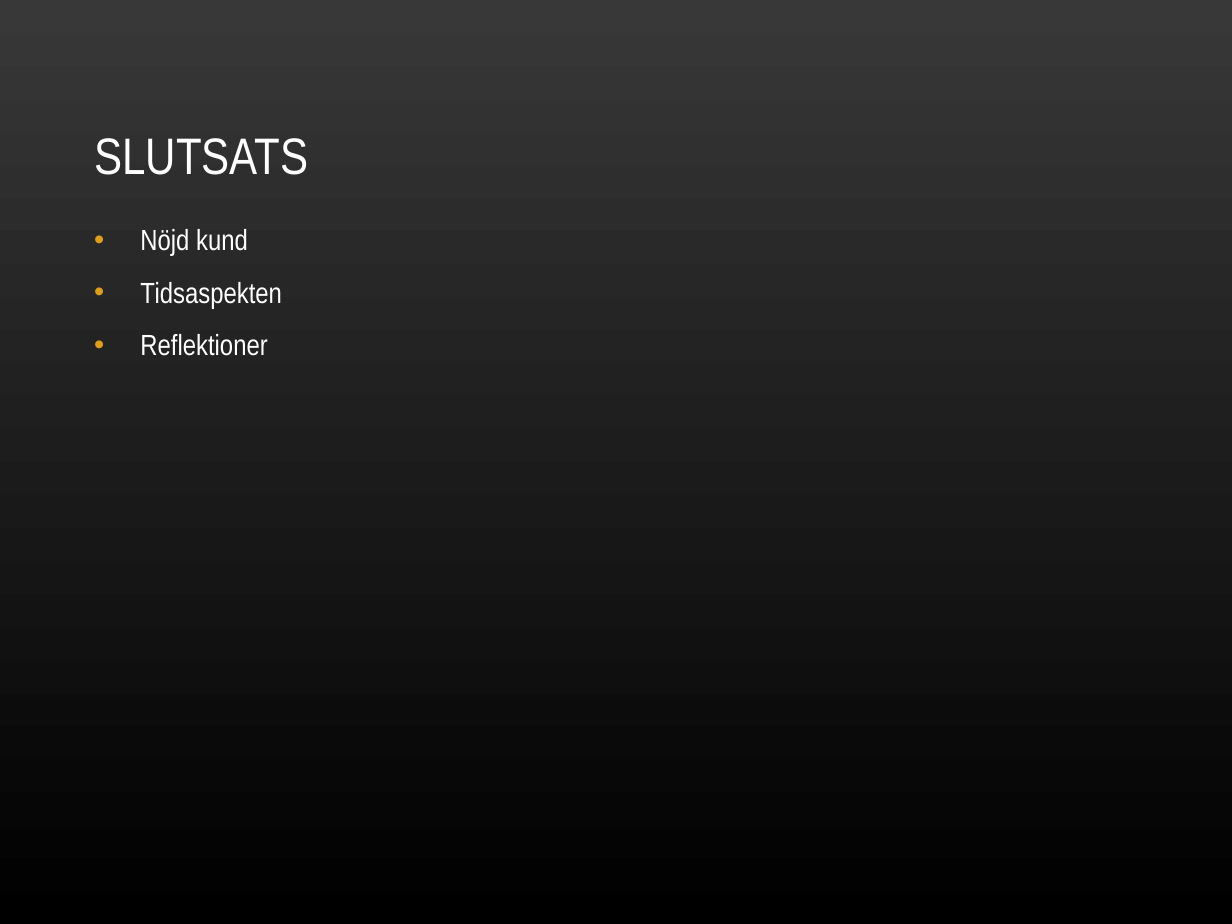
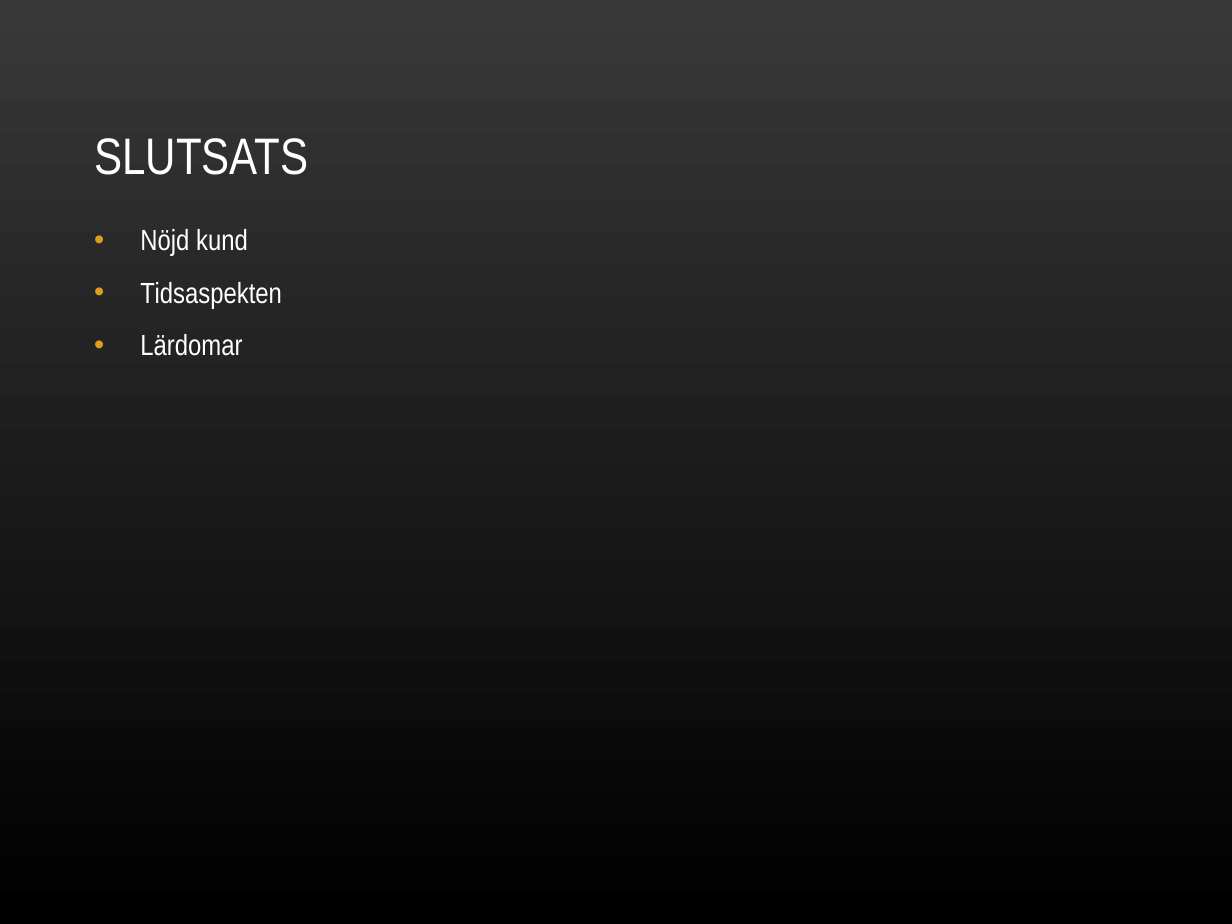
Before and after one commit to nbt11nsn/mobow, a slide deck: slide 8 of dokument/Mobow-slutpresentation.ppt. Drawn at 1232x924 pixels with LibreOffice and Linux fonts; fonts in the diff are those of the drawing; background and template pictures are left out. Boxes give left, top, right and bottom in pixels: in the first picture for what was removed or moved away, otherwise in the second. Text is boxed around its words. In the diff, an @@ line names an element or a change of style, - is before the commit and + after.

```diff
--- a/dokument/Mobow-slutpresentation.ppt
+++ b/dokument/Mobow-slutpresentation.ppt
@@ text at [140, 334, 242, 356]: text changed @@
-• Reflektioner
+• Lärdomar
```
Also in this commit, not shown: 3 other slides changed, 1 slide added, 1 slide removed.
